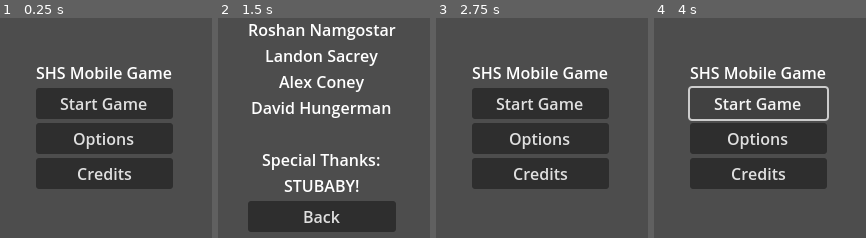
Above: before the commit, frames 1-4 (left to right).
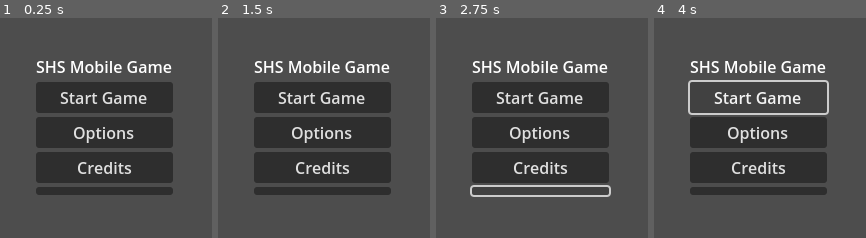
Above: after the commit, the same moments.

Repository: humboldtalex/SHSMobile
Game: Godot game, scene res://Menus/MainMenu/main_menu.tscn
The game is run twice, just before and just after one commit, with the same random seed, the same clock (stepped at 60 frames per second) and the same inputs.
Inputs (mouse positions are in pixels of both pictures, inside the frame that each line leads up to; where the layout moved, square brackets give the same spot in the first picture):
- Up to frame 1 (0.25 s): no input
- Up to frame 2 (1.5 s): click "Options" at 0.5 s; click (324, 158) at 1.25 s, where only the run after the commit has a clickable "Back"
- Up to frame 3 (2.75 s): click (539, 191) [539, 216] at 2 s
- Up to frame 4 (4 s): click "Start Game" at 2.75 s; click "Start Game" at 3.5 s

The runs differ from the first frame. In frame 1, 16% of the frame differs, in the area x 16-82%, y 19-81%; in frame 2, 44%, in the area x 14-84%, y 2-98%; in frame 3, 15%; in frame 4, 15%.

Commit message:
Volume slider / option menu

Diff:
--- a/shsmobile/Menus/MainMenu/main_menu.gd
+++ b/shsmobile/Menus/MainMenu/main_menu.gd
@@ -6,9 +6,13 @@
 
 func _ready():
 	credits_button.connect("pressed", on_credits_pressed)
+	options_button.connect("pressed", on_options_pressed)
 
 func _process(delta):
 	pass
 
 func on_credits_pressed():
 	get_tree().change_scene_to_file("res://Menus/Credits/credits.tscn")
+
+func on_options_pressed():
+	get_tree().change_scene_to_file("res://Menus/Options/options.tscn")
--- a/shsmobile/Menus/MainMenu/main_menu.tscn
+++ b/shsmobile/Menus/MainMenu/main_menu.tscn
@@ -1,6 +1,8 @@
-[gd_scene load_steps=2 format=3 uid="uid://cuq01oegh3gne"]
+[gd_scene load_steps=4 format=3 uid="uid://cuq01oegh3gne"]
 
 [ext_resource type="Script" uid="uid://bf77e8txtpo7j" path="res://Menus/MainMenu/main_menu.gd" id="1_3e31c"]
+[ext_resource type="AudioStream" uid="uid://bv63hatbk3h85" path="res://Sounds/Songs/night loop.mp3" id="2_v7q8e"]
+[ext_resource type="AudioStream" uid="uid://bd8vark253vgs" path="res://Sounds/Songs/menu or credits 1.mp3" id="3_r4ci7"]
 
 [node name="MainMenu" type="Control"]
 layout_mode = 3
@@ -38,3 +40,17 @@
 [node name="CreditsButton" type="Button" parent="VBoxContainer"]
 layout_mode = 2
 text = "Credits"
+
+[node name="BackButton" type="Button" parent="VBoxContainer"]
+layout_mode = 2
+
+[node name="AudioStreamPlayer" type="AudioStreamPlayer" parent="."]
+stream = ExtResource("2_v7q8e")
+autoplay = true
+bus = &"Music"
+
+[node name="AudioStreamPlayer2D" type="AudioStreamPlayer2D" parent="."]
+stream = ExtResource("2_v7q8e")
+
+[node name="AudioStreamPlayer2D2" type="AudioStreamPlayer2D" parent="."]
+stream = ExtResource("3_r4ci7")
--- /dev/null
+++ b/shsmobile/Menus/Options/music_volume_slider.gd
@@ -0,0 +1,13 @@
+extends HSlider
+
+@export var audio_bus_name := "Music"
+
+@onready var _bus := AudioServer.get_bus_index(audio_bus_name)
+
+func _ready() -> void:
+	connect("value_changed", _on_value_changed)
+	value = db_to_linear(AudioServer.get_bus_volume_db(_bus))
+
+func _on_value_changed(value: float) -> void:
+	AudioServer.set_bus_volume_db(_bus, linear_to_db(value))
+	print(AudioServer.get_bus_volume_db(_bus))
--- /dev/null
+++ b/shsmobile/Menus/Options/options.gd
@@ -0,0 +1,10 @@
+extends Control
+
+@onready var back_button : Button = $VBoxContainer/BackButton
+
+func _ready():
+	back_button.connect("pressed", on_back_pressed)
+
+func on_back_pressed():
+	get_tree().change_scene_to_file("res://Menus/MainMenu/main_menu.tscn")
+	print("Back button presed")
--- /dev/null
+++ b/shsmobile/Menus/Options/options.tscn
@@ -0,0 +1,48 @@
+[gd_scene load_steps=3 format=3 uid="uid://b1fhtske6up21"]
+
+[ext_resource type="Script" uid="uid://bn34mlnycyu7n" path="res://Menus/Options/options.gd" id="1_k1pc4"]
+[ext_resource type="Script" uid="uid://c20yne2s82iif" path="res://Menus/Options/music_volume_slider.gd" id="1_wocl7"]
+
+[node name="Options" type="Control"]
+layout_mode = 3
+anchors_preset = 15
+anchor_right = 1.0
+anchor_bottom = 1.0
+offset_left = 2.0
+offset_top = 11.0
+offset_right = 2.0
+offset_bottom = 11.0
+grow_horizontal = 2
+grow_vertical = 2
+script = ExtResource("1_k1pc4")
+
+[node name="VBoxContainer" type="VBoxContainer" parent="."]
+layout_mode = 1
+anchors_preset = 8
+anchor_left = 0.5
+anchor_top = 0.5
+anchor_right = 0.5
+anchor_bottom = 0.5
+offset_left = -31.0
+offset_top = -30.5
+offset_right = 31.0
+offset_bottom = 30.5
+grow_horizontal = 2
+grow_vertical = 2
+
+[node name="Label" type="Label" parent="VBoxContainer"]
+layout_mode = 2
+text = "Options"
+horizontal_alignment = 1
+vertical_alignment = 1
+
+[node name="musicslider" type="HSlider" parent="VBoxContainer"]
+custom_minimum_size = Vector2(200, 0)
+layout_mode = 2
+max_value = 1.0
+step = 0.05
+script = ExtResource("1_wocl7")
+
+[node name="BackButton" type="Button" parent="VBoxContainer"]
+layout_mode = 2
+text = "Back"
--- /dev/null
+++ b/shsmobile/default_bus_layout.tres
@@ -0,0 +1,16 @@
+[gd_resource type="AudioBusLayout" format=3 uid="uid://bhotylu2tcvce"]
+
+[resource]
+bus/0/volume_db = 0.0694828
+bus/1/name = &"Music"
+bus/1/solo = false
+bus/1/mute = false
+bus/1/bypass_fx = false
+bus/1/volume_db = 0.0
+bus/1/send = &"Master"
+bus/2/name = &"SFX"
+bus/2/solo = false
+bus/2/mute = false
+bus/2/bypass_fx = false
+bus/2/volume_db = 0.0
+bus/2/send = &"Master"
Not shown, added: shsmobile/Menus/Options/music_volume_slider.gd.uid
Not shown, added: shsmobile/Menus/Options/options.gd.uid
Not shown, changed: shsmobile/Sounds/Songs/day loop.mp3.import
Not shown, changed: shsmobile/Sounds/Songs/menu or credits 1.mp3.import
Not shown, changed: shsmobile/Sounds/Songs/night loop.mp3.import
Not shown, changed: shsmobile/Sounds/Songs/this has to be fishing.mp3.import
